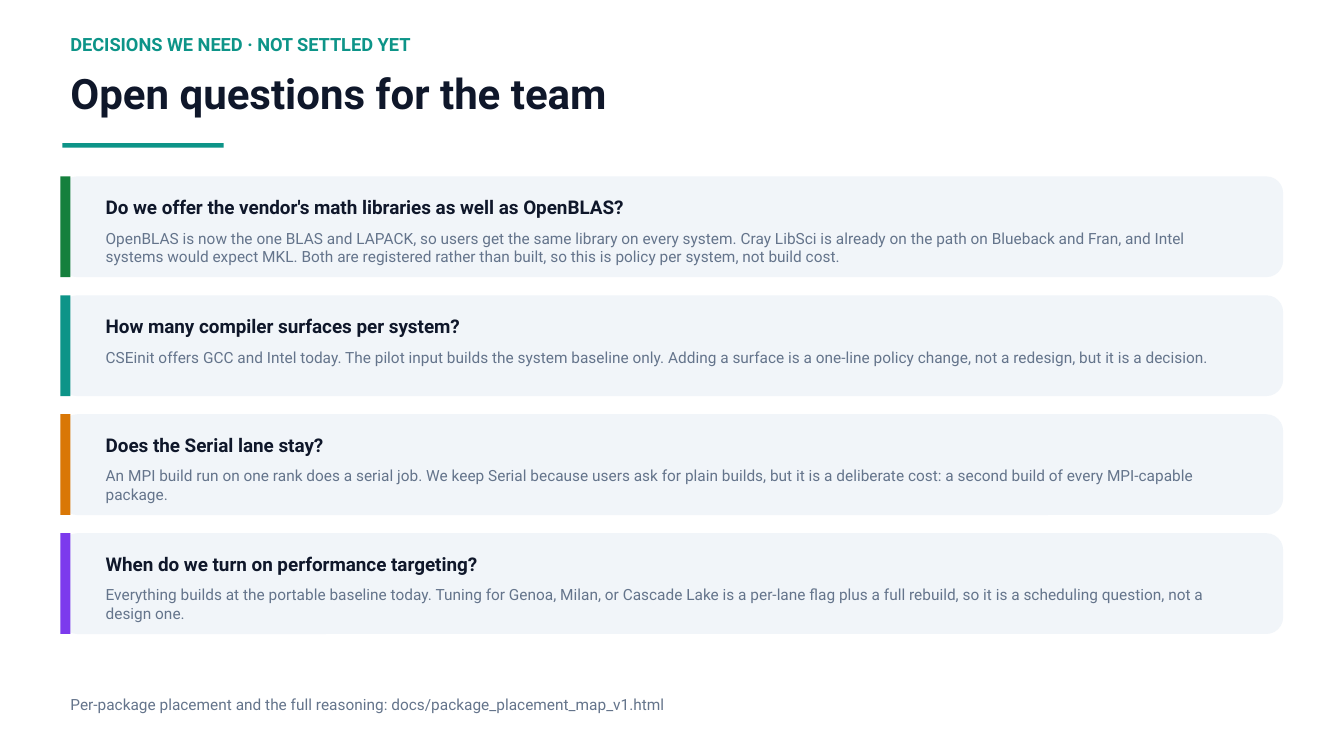
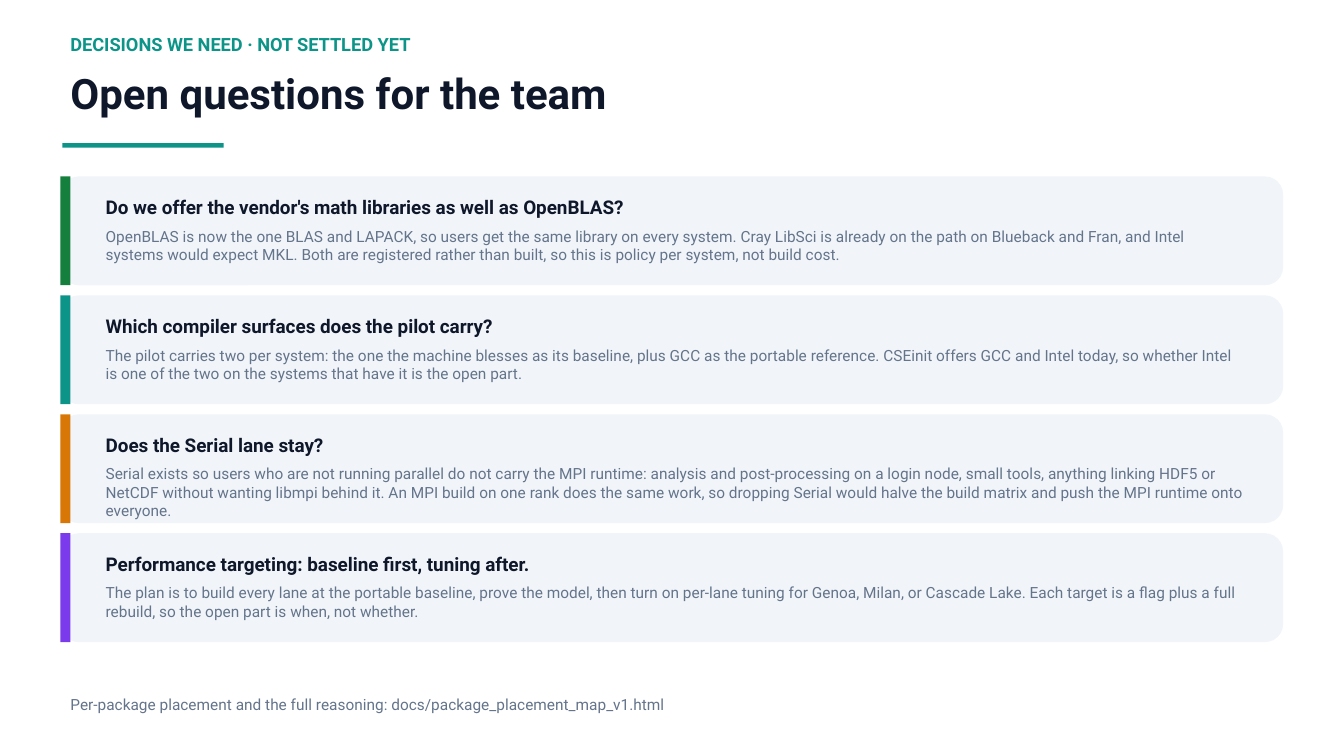
Before and after one commit to ray12514/stack-planning, a slide deck: slide 10 of presentations/cse_lanes_model.pptx. Drawn at 1344x756 pixels with LibreOffice and Linux fonts; fonts in the diff are those of the drawing. Boxes give left, top, right and bottom in pixels: in the first picture for what was removed or moved away, otherwise in the second. Text is boxed around its words. In the diff, an @@ line names an element or a change of style, - is before the commit and + after.

```diff
--- a/presentations/cse_lanes_model.pptx
+++ b/presentations/cse_lanes_model.pptx
@@ rounded rectangle: place and size @@
-rounded rectangle at (60, 176, 1284, 277)
+rounded rectangle at (60, 176, 1284, 285)
@@ rectangle: place and size @@
-rectangle at (60, 176, 71, 277)
+rectangle at (60, 176, 71, 285)
@@ rounded rectangle: place and size @@
-rounded rectangle at (60, 295, 1284, 396)
+rounded rectangle at (60, 295, 1284, 404)
@@ rectangle: place and size @@
-rectangle at (60, 295, 71, 396)
+rectangle at (60, 295, 71, 404)
@@ text at (106, 318, 493, 337): text changed @@
-How many compiler surfaces per system?
+Which compiler surfaces does the pilot carry?
@@ text at (106, 349, 1232, 382): text changed @@
-CSEinit offers GCC and Intel today. The pilot input builds the system baseline only. Adding a surface is a one-line policy change, not a redesign, but it is a decision.
+The pilot carries two per system: the one the machine blesses as its baseline, plus GCC as the portable reference. CSEinit offers GCC and Intel today, so whether Intel is one of the two on the systems that have it is the open part.
@@ rounded rectangle: place and size @@
-rounded rectangle at (60, 414, 1284, 515)
+rounded rectangle at (60, 414, 1284, 523)
@@ rectangle: place and size @@
-rectangle at (60, 414, 71, 515)
+rectangle at (60, 414, 71, 523)
@@ text at (106, 467, 1242, 519): text changed @@
-An MPI build run on one rank does a serial job. We keep Serial because users ask for plain builds, but it is a deliberate cost: a second build of every MPI-capable package.
+Serial exists so users who are not running parallel do not carry the MPI runtime: analysis and post-processing on a login node, small tools, anything linking HDF5 or NetCDF without wanting libmpi behind it. An MPI build on one rank does the same work, so dropping Serial would halve the build matrix and push the MPI runtime onto everyone.
@@ rounded rectangle: place and size @@
-rounded rectangle at (60, 533, 1284, 634)
+rounded rectangle at (60, 533, 1284, 642)
@@ rectangle: place and size @@
-rectangle at (60, 533, 71, 634)
+rectangle at (60, 533, 71, 642)
@@ text at (106, 556, 529, 575): text changed @@
-When do we turn on performance targeting?
+Performance targeting: baseline first, tuning after.
@@ text at (106, 586, 1235, 620): text changed @@
-Everything builds at the portable baseline today. Tuning for Genoa, Milan, or Cascade Lake is a per-lane flag plus a full rebuild, so it is a scheduling question, not a design one.
+The plan is to build every lane at the portable baseline, prove the model, then turn on per-lane tuning for Genoa, Milan, or Cascade Lake. Each target is a flag plus a full rebuild, so the open part is when, not whether.
```
Also in this commit, not shown: 2 other files.
